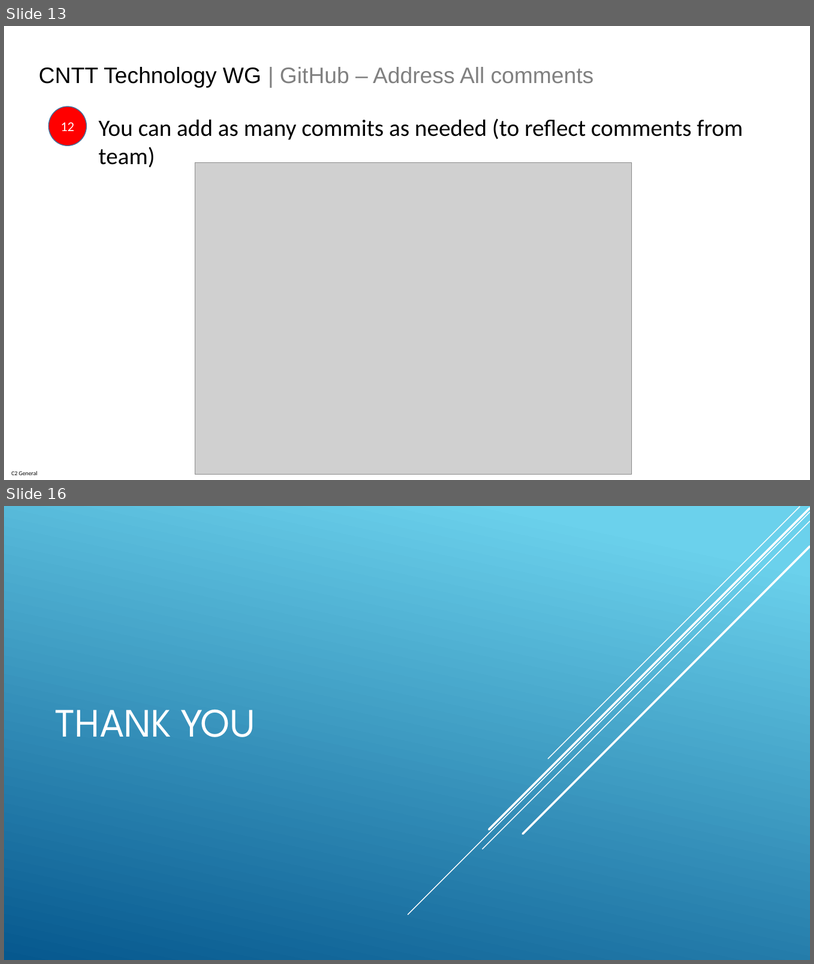
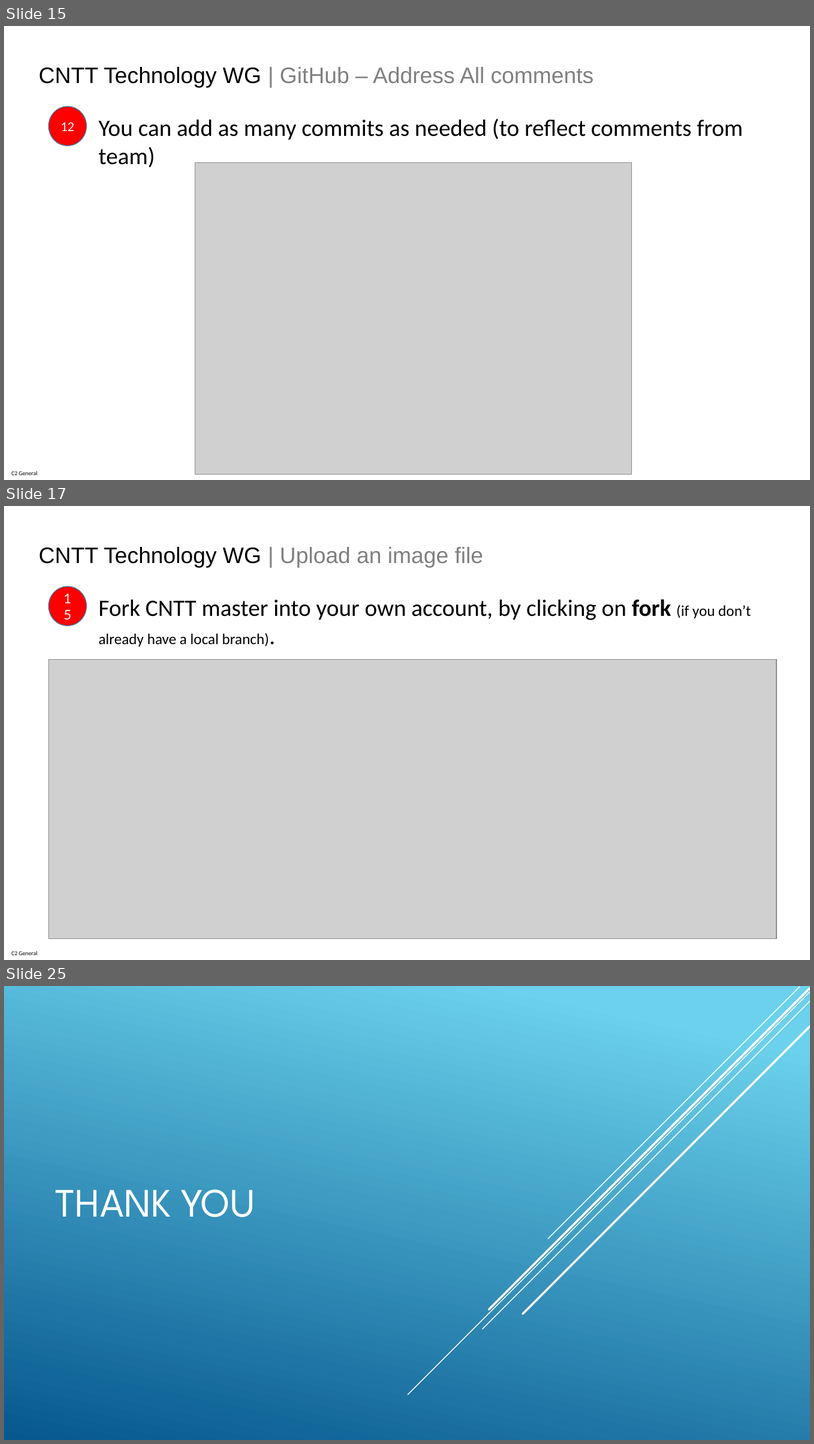
Before and after one commit to anuket-project/anuket-specifications, a slide deck: artifacts/CNTT_GitHub_Technical_WG_Process.pptx. Shown one above the other, each under a label of ours: slides 13 and 16 before the commit, slides 15, 17 and 25 after it; the slides between them are not shown. The pictures are 814x964 and 814x1444 pixels, drawn with LibreOffice and Linux fonts; fonts in the diff are those of the drawing; grey boxes stand for pictures. Boxes give left, top, right and bottom in pixels: in the first picture for what was removed or moved away, otherwise in the second. Text is boxed around its words. In the diff, an @@ line names an element or a change of style, - is before the commit and + after.

```diff
--- a/artifacts/CNTT_GitHub_Technical_WG_Process.pptx
+++ b/artifacts/CNTT_GitHub_Technical_WG_Process.pptx
@@ slide 17 added at (x1=4, y1=506, x2=810, y2=960), background #FFFFFF; not listed: 1 template element that a slide beside it also shows @@
@@ text added at (x1=39, y1=547, x2=484, y2=568), 26.7 pt, text #808080 @@
+CNTT Technology WG | Upload an image file
@@ ellipse added at (x1=49, y1=586, x2=86, y2=626), fill #FF0000, outline #43739E 1 pt, 16 pt, text #FFFFFF @@
+15
@@ text added at (x1=99, y1=599, x2=751, y2=646), 28 pt, text #000000 @@
+Fork CNTT master into your own account, by clicking on fork (if you don’t already have a local branch).
@@ picture added at (x1=49, y1=660, x2=777, y2=939) @@
@@ what was slide 13 is now slide 15 @@
@@ what was slide 16 is now slide 25 @@
```
Also in this commit, not shown: 2 slides changed, 8 other slides added.
